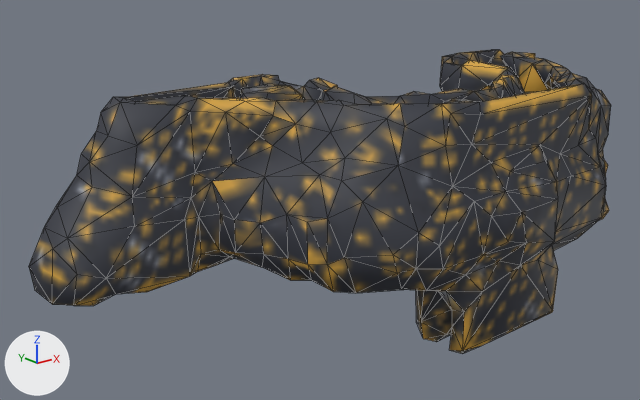
Two versions of the glTF model www/proto3d/models/beth/equipment/fitted/orin/orin_plate_legendary_belt_lod1.glb, one commit apart.
Before and after are seen from a camera (50 mm lens) standing at (-0.84, -1.063, 1.304) and looking at (-0.111, -0.152, 0.94). Arrows for +X, +Y and +Z are at lower left; the lights stay in place. The older version comes first. Mesh edges are drawn as thin lines. Vertices at exactly the same position are counted once.

Objects in the first picture: 'orin_plate_legendary_belt_lod1'.
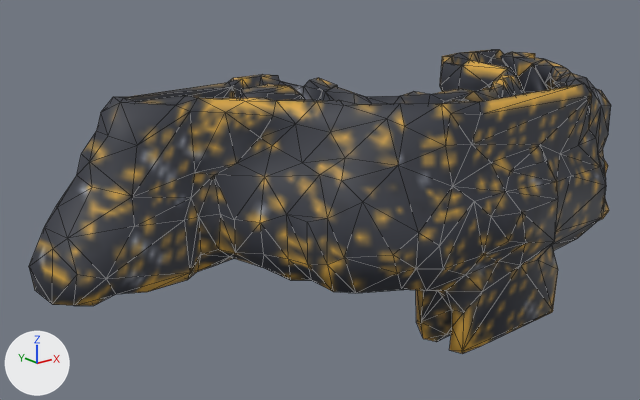
Scene script edits in JSON lines:
```json
{"block": "me_orin_plate_legendary_belt_hi_002", "where": "# used by ob_orin_plate_legendary_belt_lod1; location = (0.0, 0.0, 0.0)"}
{"block": "me_orin_plate_legendary_belt_hi_002", "where": "# verts and faces of me_orin_plate_legendary_belt_hi_002; kept vertices keep their numbers, new ones are numbered from 1008"}
{"block": "me_orin_plate_legendary_belt_hi_002", "where": "# before: 239 (-0.17, -0.301, 0.902), 489 (-0.046, -0.428, 0.943) at pixel (508, 241), 490 (-0.064, -0.416, 0.974) at pixel (491, 216)"}
{"op": "remove", "block": "me_orin_plate_legendary_belt_hi_002", "code": "me_orin_plate_legendary_belt_hi_002.from_pydata(...)  # 1008 vertices, 2024 faces; spans x -0.501..0.493, y -0.429..-0.041, z 0.788..1.108"}
{"op": "add", "block": "me_orin_plate_legendary_belt_hi_002", "code": "me_orin_plate_legendary_belt_hi_002.from_pydata(...)  # 1013 vertices, 2034 faces; spans x -0.501..0.493, y -0.429..-0.041, z 0.788..1.108"}
{"block": "me_orin_plate_legendary_belt_hi_002", "change": "me_orin_plate_legendary_belt_hi_002 part 1"}
{"block": "me_orin_plate_legendary_belt_hi_002", "change": "16 vertices are removed from x -0.408..-0.11, y -0.177..-0.07, z 0.883..1.073"}
{"block": "me_orin_plate_legendary_belt_hi_002", "change": "78 faces are deleted"}
{"block": "me_orin_plate_legendary_belt_hi_002", "change": "5 vertices move from x -0.294..-0.192, y -0.198..-0.08, z 0.883..1.057 to x -0.29..-0.193, y -0.198..-0.08, z 0.885..1.055"}
{"block": "me_orin_plate_legendary_belt_hi_002", "change": "20 vertices are added at x -0.407..-0.109, y -0.178..-0.07, z 0.883..1.07"}
{"block": "me_orin_plate_legendary_belt_hi_002", "change": "86 new faces join them"}
{"block": "me_orin_plate_legendary_belt_hi_002", "change": "me_orin_plate_legendary_belt_hi_002 part 2"}
{"op": "add", "block": "me_orin_plate_legendary_belt_hi_002", "code": "verts[239] = (-0.17, -0.302, 0.902)  # moved"}
{"op": "add", "block": "me_orin_plate_legendary_belt_hi_002", "code": "verts[489] = (-0.044, -0.428, 0.943)  # moved, pixel (508, 240)"}
{"op": "add", "block": "me_orin_plate_legendary_belt_hi_002", "code": "verts[490] = (-0.064, -0.415, 0.974)  # moved, pixel (491, 216)"}
{"block": "me_orin_plate_legendary_belt_hi_002", "change": "me_orin_plate_legendary_belt_hi_002 part 3"}
{"block": "me_orin_plate_legendary_belt_hi_002", "change": "3 vertices are removed from x 0.167..0.231, y -0.335..-0.276, z 1.014..1.058"}
{"block": "me_orin_plate_legendary_belt_hi_002", "change": "20 faces are deleted"}
{"block": "me_orin_plate_legendary_belt_hi_002", "change": "4 vertices are added at (0.225, -0.336, 1.01), (0.241, -0.333, 1.02), (0.199, -0.277, 1.026), (0.166, -0.279, 1.061)"}
{"block": "me_orin_plate_legendary_belt_hi_002", "change": "22 new faces join them"}
{"block": "me_orin_plate_legendary_belt_hi_002", "change": "me_orin_plate_legendary_belt_hi_002 part 4: 548 kept faces spanning x -0.5..0.493, y -0.426..-0.046, z 0.788..1.108 get new texture (UV) coordinates"}
```

Location of each change, (x1, y1, x2, y2) in pixels of the pictures (640 x 400 px; the box of a moved part takes in the faces that stretch with it):
```json
{"part": 1, "of": "me_orin_plate_legendary_belt_hi_002", "change": "moved or reshaped", "before": [106, 112, 295, 294], "after": [106, 112, 295, 294]}
{"part": 2, "of": "me_orin_plate_legendary_belt_hi_002", "change": "moved or reshaped", "before": [474, 191, 526, 254], "after": [474, 191, 526, 255]}
{"part": 3, "of": "me_orin_plate_legendary_belt_hi_002", "change": "moved or reshaped", "before": [511, 75, 526, 95], "after": [511, 75, 526, 95], "on screen": "mostly hidden"}
{"part": 4, "of": "me_orin_plate_legendary_belt_hi_002", "change": "surface changed", "before": [215, 50, 575, 354], "after": [215, 50, 575, 354]}
```
